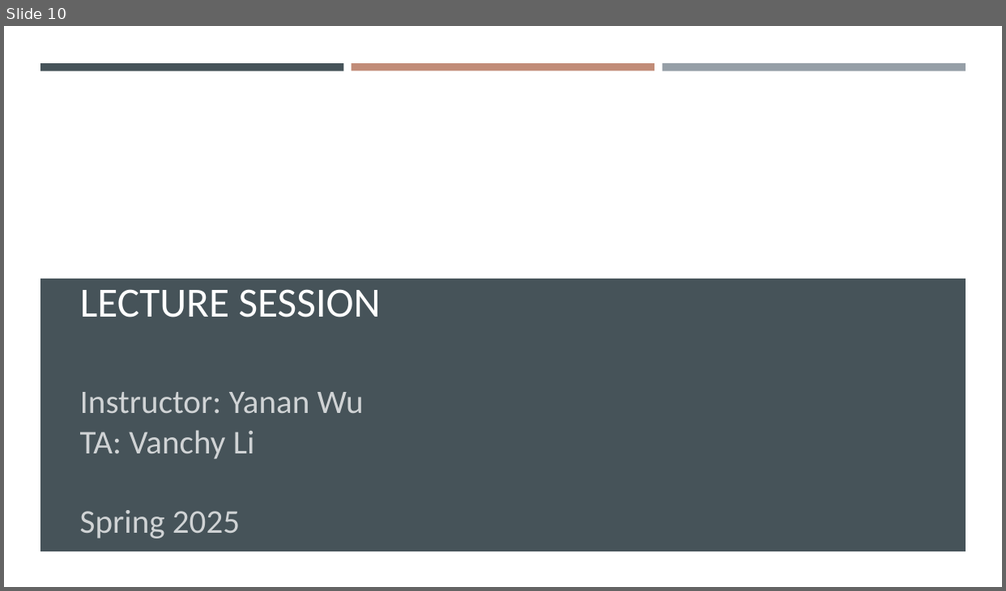
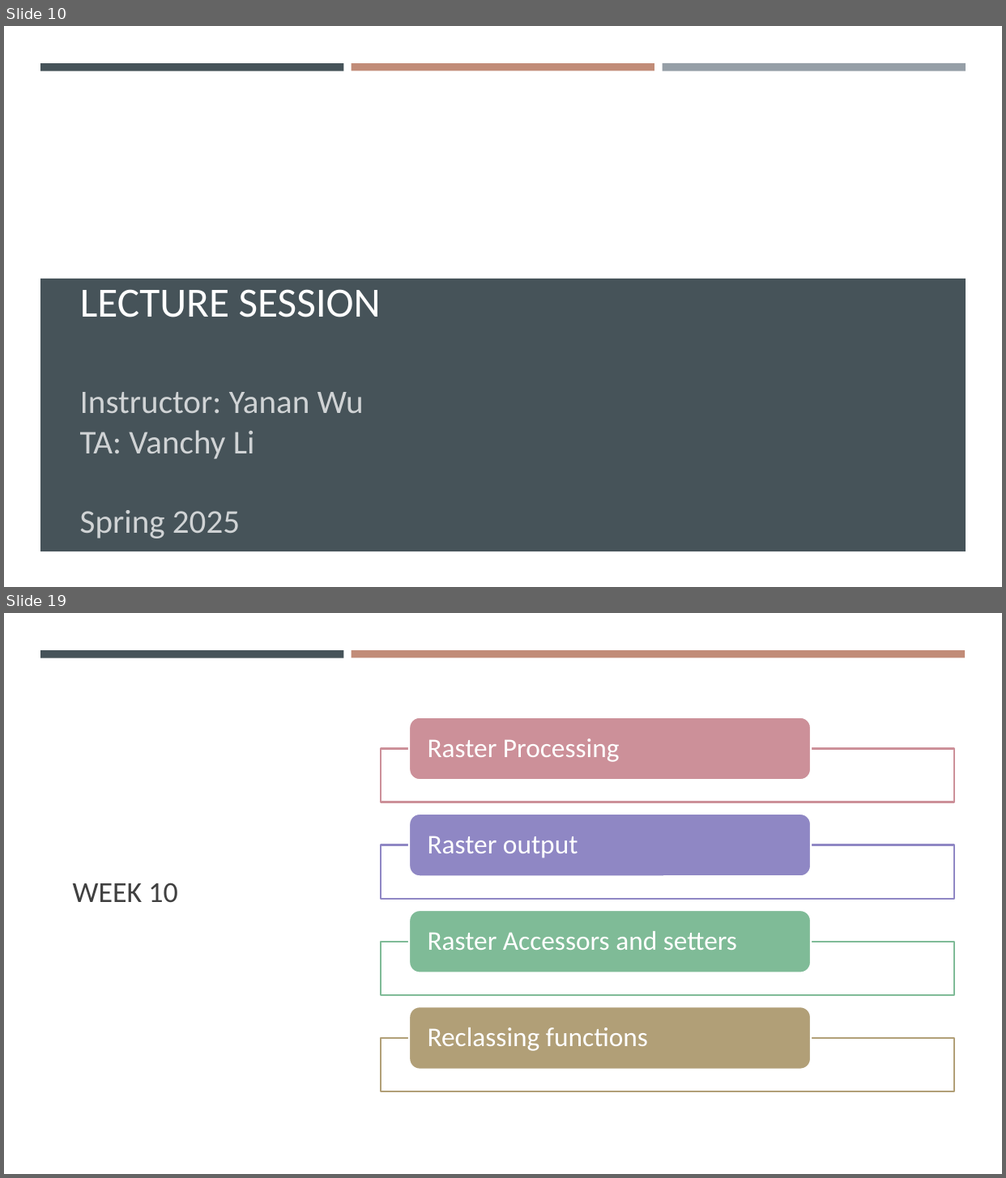
Before and after one commit to gisynw/ssj-376, a slide deck: docs/Lectures/Week01/Week01_Intro_Course.pptx. Shown one above the other, each under a label of ours: slide 10 before the commit, slides 10 and 19 after it; the slides between them are not shown. The pictures are 1006x591 and 1006x1178 pixels, drawn with LibreOffice and Linux fonts; fonts in the diff are those of the drawing; background and template pictures are left out. Boxes give left, top, right and bottom in pixels: in the first picture for what was removed or moved away, otherwise in the second. Text is boxed around its words. In the diff, an @@ line names an element or a change of style, - is before the commit and + after.

Commit message:
update week01

```diff
--- a/docs/Lectures/Week01/Week01_Intro_Course.pptx
+++ b/docs/Lectures/Week01/Week01_Intro_Course.pptx
@@ slide 19 added at (x1=4, y1=613, x2=1002, y2=1174), background #FFFFFF @@
@@ rectangle added at (x1=4, y1=613, x2=1002, y2=1174), fill #FFFFFF @@
@@ rectangle added at (x1=40, y1=650, x2=344, y2=658), fill #465359 @@
@@ rectangle added at (x1=351, y1=650, x2=965, y2=658), fill #C18C78 @@
@@ title added at (x1=73, y1=883, x2=177, y2=903), 28 pt, text #404040 @@
+WEEK 10
@@ group added at (x1=381, y1=717, x2=955, y2=1093): 4 rectangles, 4 rounded rectangles, 4 texts @@
+Raster Processing
+Raster output
+Raster Accessors and setters
+Reclassing functions
```
Also in this commit, not shown: 9 slides changed, 6 other slides added, 7 slides removed, 5 other files.
